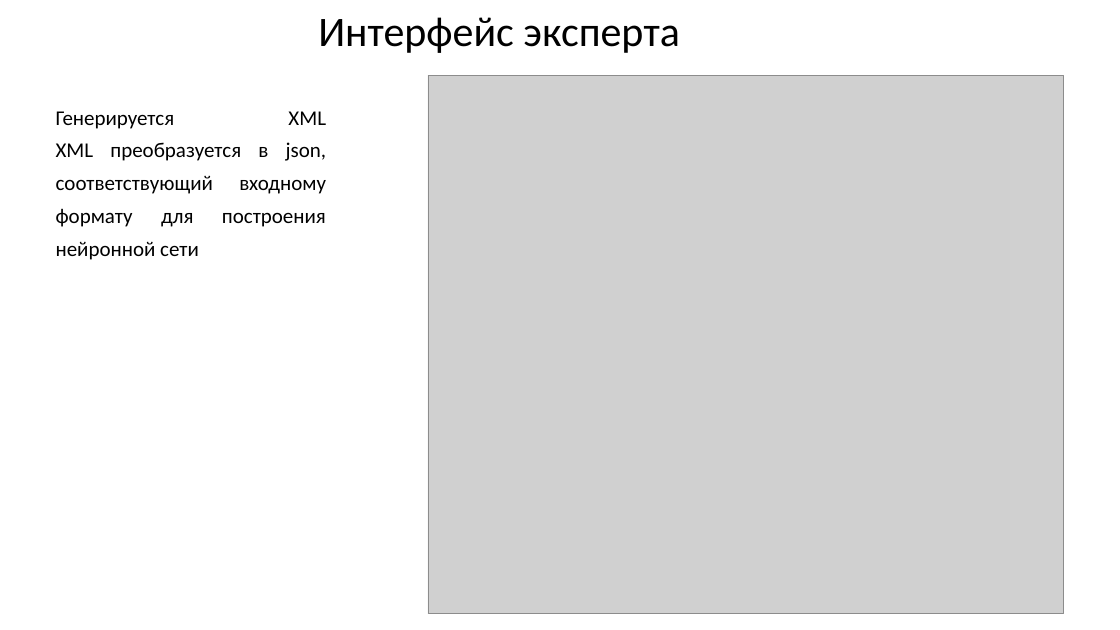
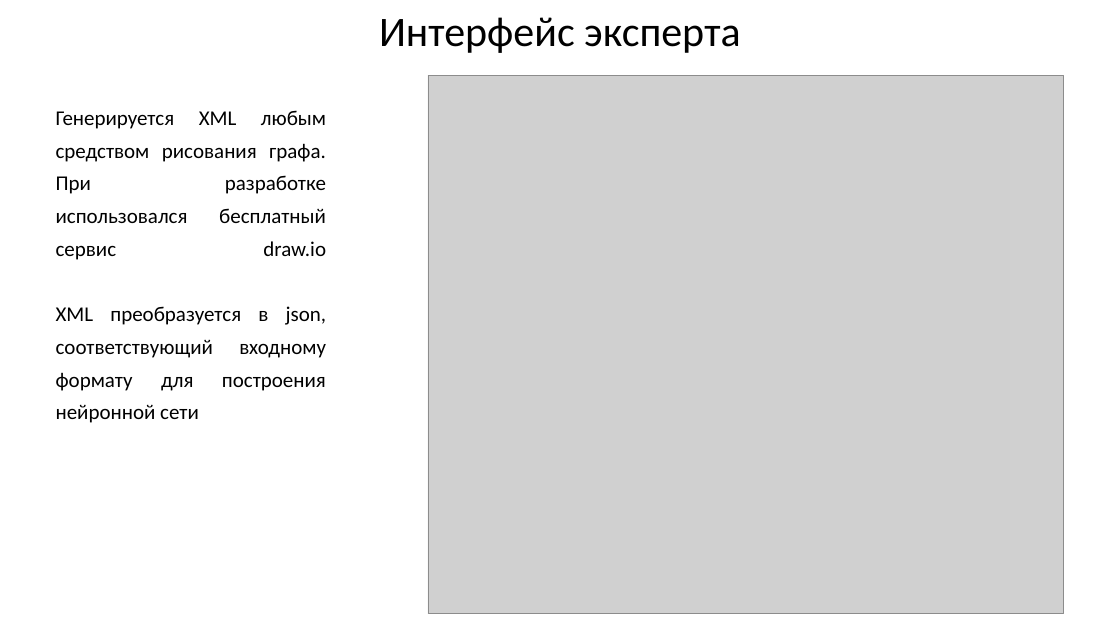
Before and after one commit to sevoster/hybrid-decision-making-system, a slide deck: slide 27 of docs/Синтетическая Презентация.pptx (slide 25 before the commit). Drawn at 1120x630 pixels with LibreOffice and Linux fonts; fonts in the diff are those of the drawing; grey boxes stand for pictures. Boxes give left, top, right and bottom in pixels: in the first picture for what was removed or moved away, otherwise in the second. Text is boxed around its words. In the diff, an @@ line names an element or a change of style, - is before the commit and + after.

```diff
--- a/docs/Синтетическая Презентация.pptx
+++ b/docs/Синтетическая Презентация.pptx
@@ text "Интерфейс эксперта": place and size @@
-text "Интерфейс эксперта" at bbox=[318, 17, 679, 53]
+text "Интерфейс эксперта" at bbox=[379, 17, 740, 53]
@@ text at bbox=[56, 110, 327, 423]: text changed @@
-Генерируется XML
-XML преобразуется в json, соответствующий входному формату для построения нейронной сети
+Генерируется XML любым средством рисования графа. При разработке использовался бесплатный сервис draw.io
+XML преобразуется в json, соответствующий входному формату для построения нейронной сети
```
Also in this commit, not shown: 9 other slides changed, 8 slides added.
